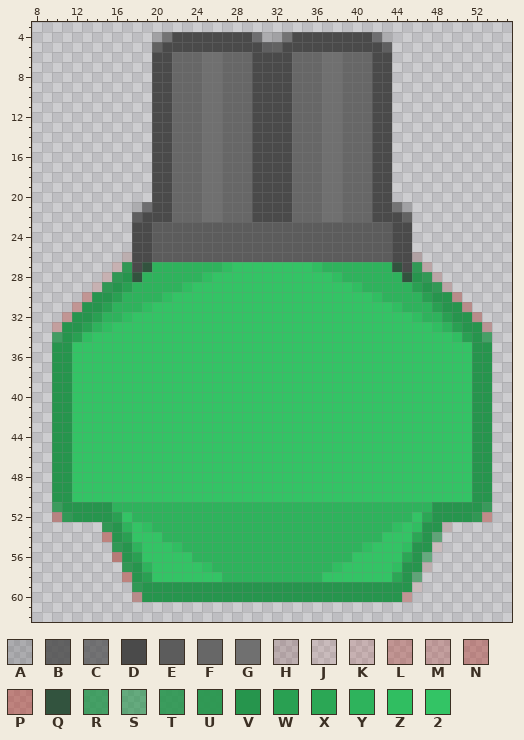
Pixel-art sprite: src/view/resources/green_turret_3.png. The picture above was drawn from the file before the commit.
The file is 64x64 pixels. Pixels under 10% opacity are left out. Colours within 5 levels of each other are drawn and written as one. Shown: x 8..55, y 3..62.
Palette (. is transparent): A #4949493f  B #494949cf  C #4a4a4aaf  D #4a4a4a  E #5c5c5c  F #676767  G #707070  H #71231c2f  J #ad3a291f  K #ae362b2f  L #ae382b5f  M #ae372d4f  N #af372c6f  P #af382c7f  Q #32533e  R #25954dcf  S #26954c9f  T #26954cdf  U #26954def  V #26954d  W #29a052  X #2ba755  Y #2eb35c  Z #30be61  2 #33c465
After the commit:
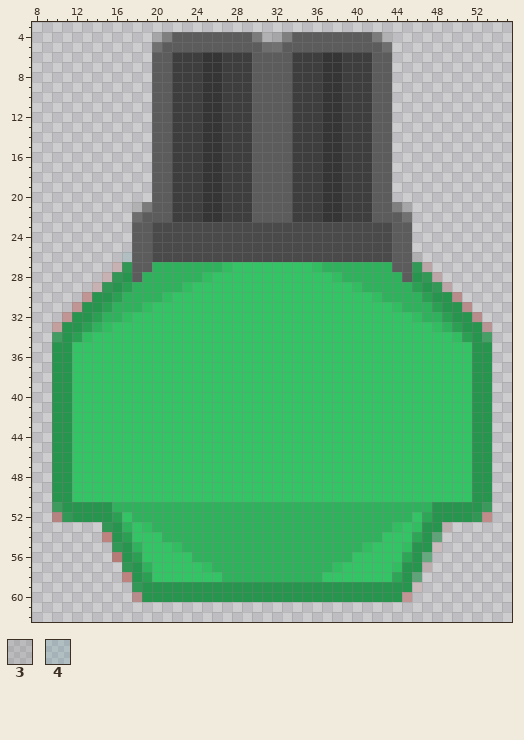
Colours new in this view: 3 #6c6c6c2f  4 #35838a2f
Difference:
colour A: #4949493f -> #5c5c5c3f
colour B: #494949cf -> #5c5c5ccf
colour C: #4a4a4aaf -> #5c5c5caf
colour D: #4a4a4a -> #5c5c5c
colour E: #5c5c5c -> #4a4a4a
colour F: #676767 -> #3e3e3e
colour G: #707070 -> #353535
Changed rows in their new state; - is a pixel that keeps its letter.
first column x 17:
26 4----------------------------3
27 --D------------------------D--
28 -D--------------------------D-
Pixel boxes of the changes (left, top, right, bottom) in both pictures:
changed: (122, 32, 422, 282)
